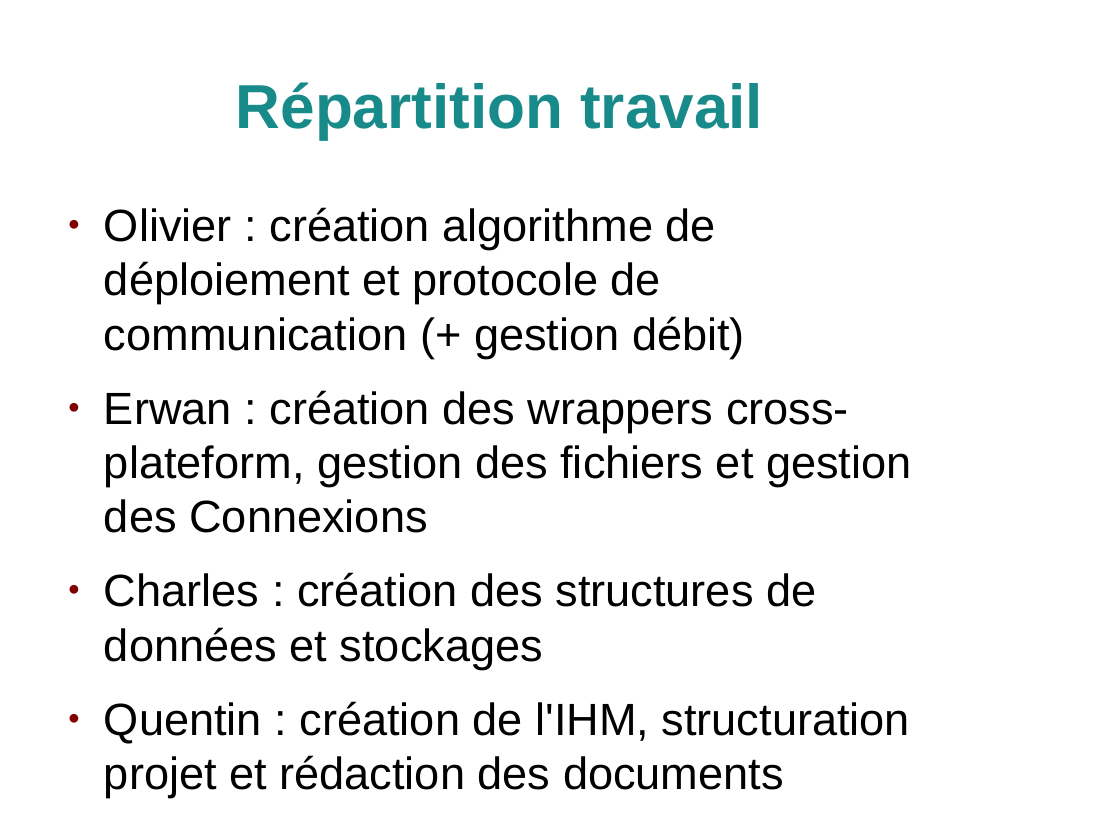
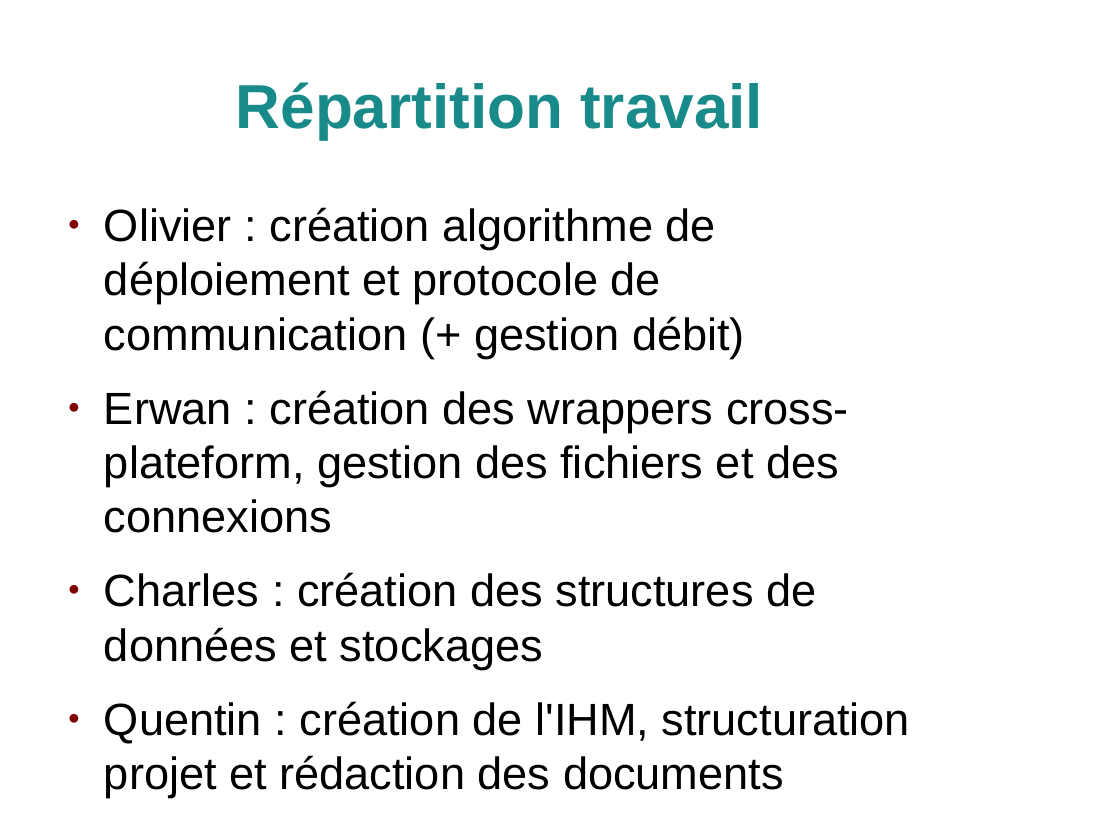
Before and after one commit to 64q/PolyPeer, a slide deck: slide 3 of doc/presentation/polypeer.odp. Drawn at 1120x840 pixels with LibreOffice and Linux fonts; fonts in the diff are those of the drawing; background and template pictures are left out. Boxes give left, top, right and bottom in pixels: in the first picture for what was removed or moved away, otherwise in the second. Text is boxed around its words. In the diff, an @@ line names an element or a change of style, - is before the commit and + after.

```diff
--- a/doc/presentation/polypeer.odp
+++ b/doc/presentation/polypeer.odp
@@ text at box(104, 390, 849, 533): text changed @@
-● Erwan : création des wrappers cross-plateform, gestion des fichiers et gestion des Connexions
+● Erwan : création des wrappers cross-plateform, gestion des fichiers et des connexions
```
Also in this commit, not shown: 5 other slides changed.
